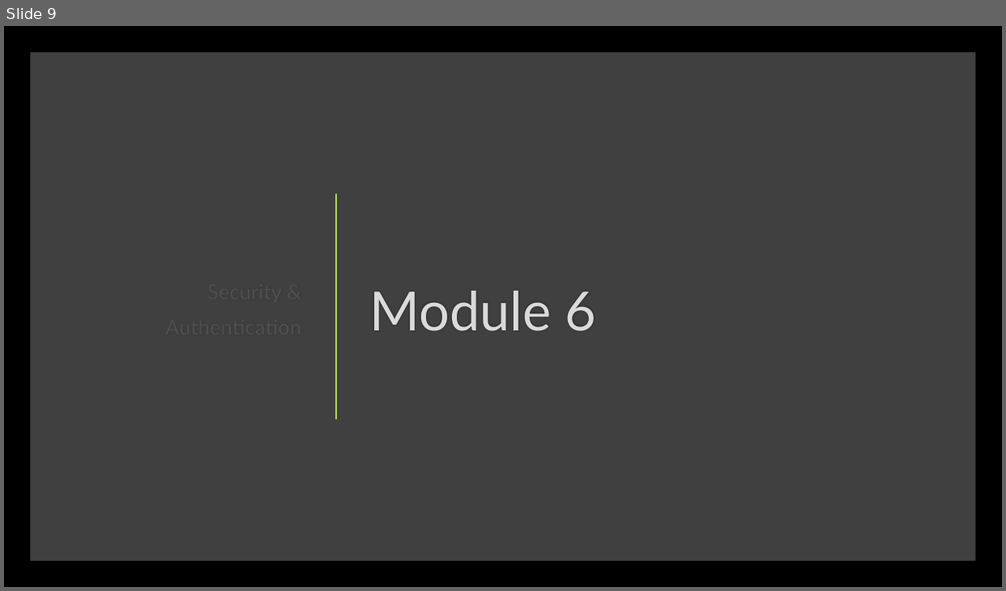
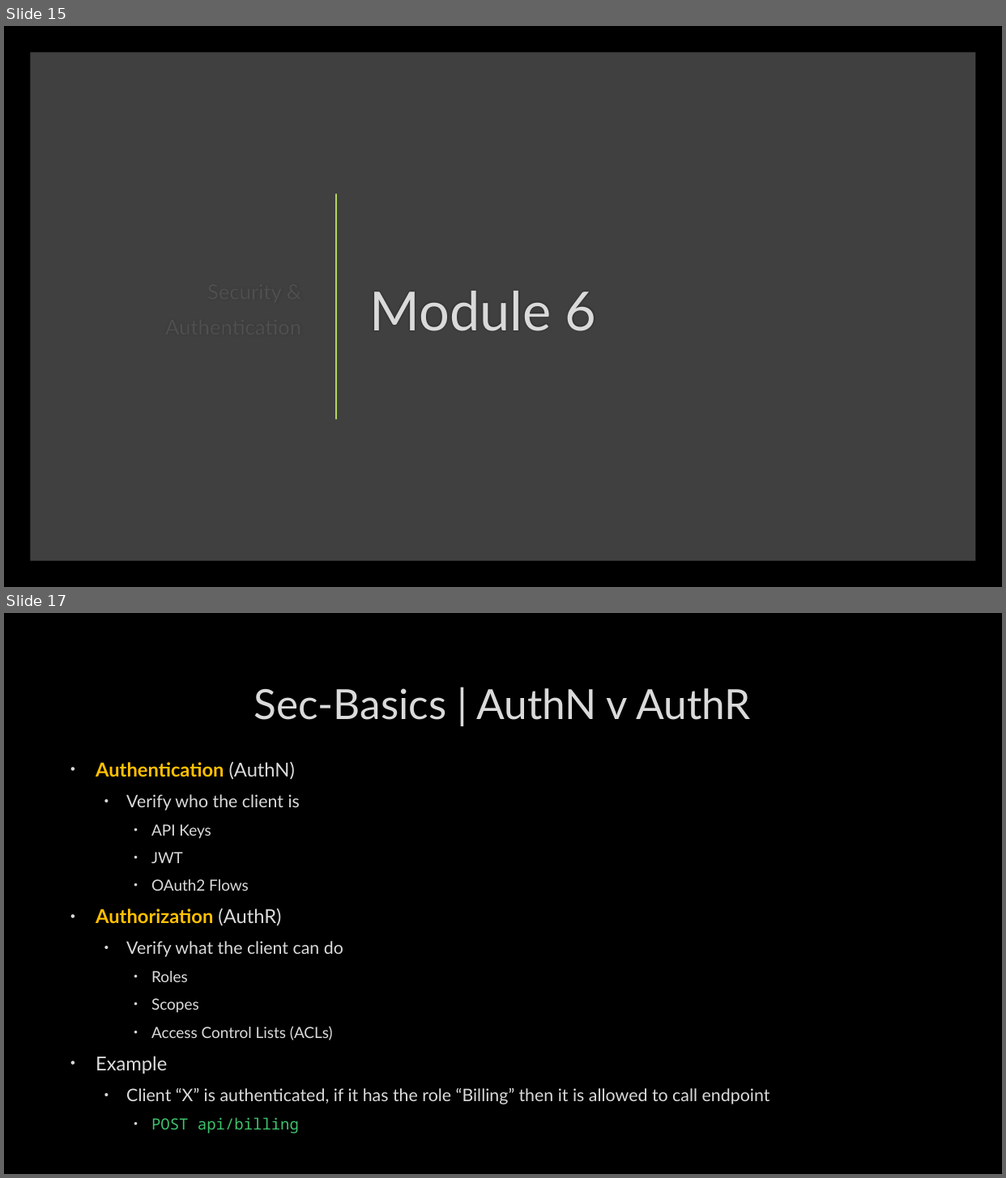
Before and after one commit to SheetMetalConnect/api-workshop, a slide deck: zzz-additional-documentation/Rest-Api-Design-Build-Run-Day-2.pptx. Shown one above the other, each under a label of ours: slide 9 before the commit, slides 15 and 17 after it; the slides between them are not shown. The pictures are 1006x591 and 1006x1178 pixels, drawn with LibreOffice and Linux fonts; fonts in the diff are those of the drawing; background and template pictures are left out. Boxes give left, top, right and bottom in pixels: in the first picture for what was removed or moved away, otherwise in the second. Text is boxed around its words. In the diff, an @@ line names an element or a change of style, - is before the commit and + after.

```diff
--- a/zzz-additional-documentation/Rest-Api-Design-Build-Run-Day-2.pptx
+++ b/zzz-additional-documentation/Rest-Api-Design-Build-Run-Day-2.pptx
@@ slide 17 added at [4,613,1002,1174], background picture (left out) @@
@@ title added at [254,688,751,720], 40 pt, text #DADADA @@
+Sec-Basics | AuthN v AuthR
@@ text added at [96,762,770,1134], 16.6 pt, text #DADADA @@
+• Authentication (AuthN)
+  • Verify who the client is
+    • API Keys
+    • JWT
+    • OAuth2 Flows
+• Authorization (AuthR)
+  • Verify what the client can do
+    • Roles
+    • Scopes
+    • Access Control Lists (ACLs)
+• Example
+  • Client “X” is authenticated, if it has the role “Billing” then it is allowed to call endpoint
+    • POST api/billing
@@ what was slide 9 is now slide 15 @@
```
Also in this commit, not shown: 15 other slides added, 1 other file.
